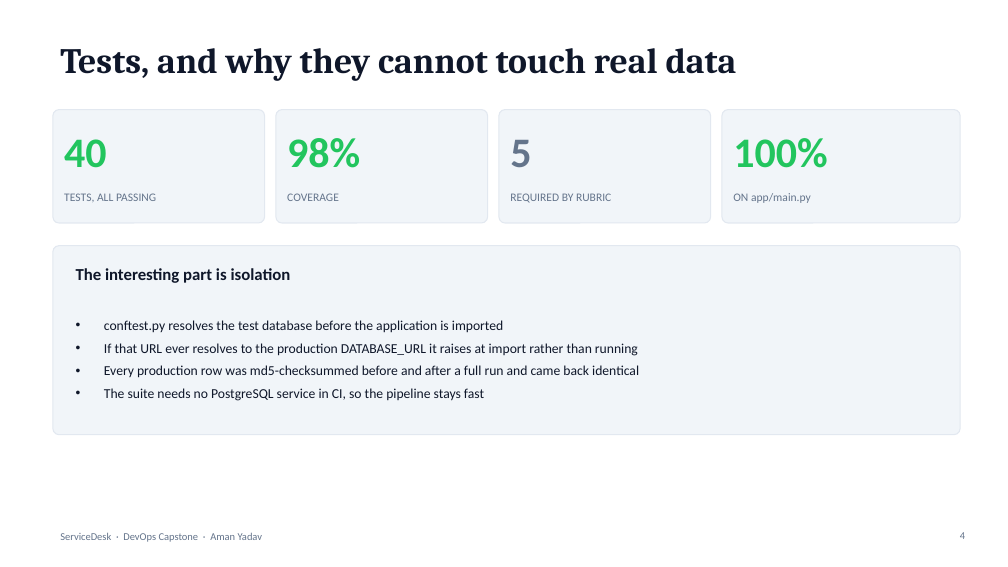
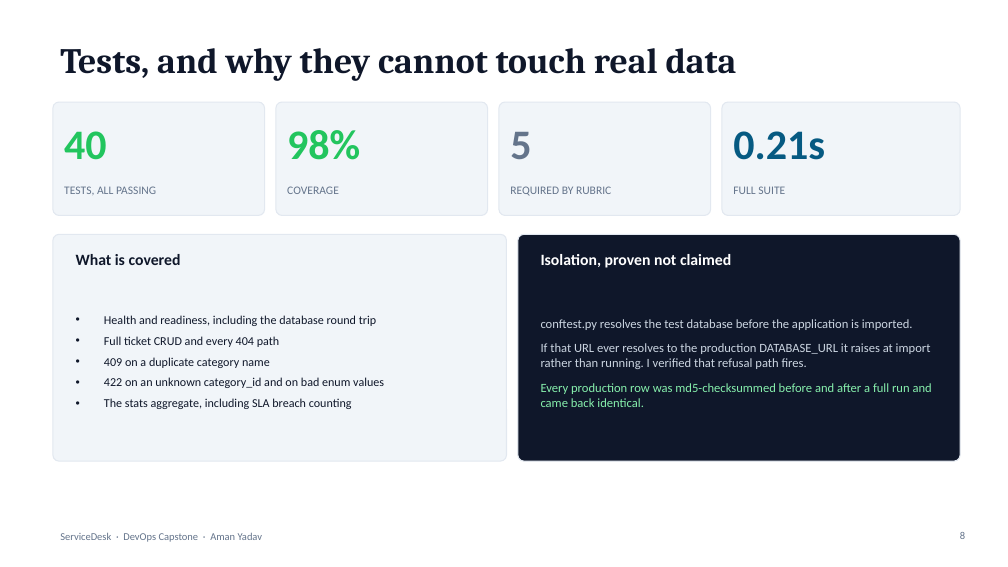
Before and after one commit to AmanYadav7015/devops-capstone-servicedesk, a slide deck: slide 8 of docs/deck/servicedesk-capstone.pptx (slide 4 before the commit). Drawn at 1008x567 pixels with LibreOffice and Linux fonts; fonts in the diff are those of the drawing. Boxes give left, top, right and bottom in pixels: in the first picture for what was removed or moved away, otherwise in the second. Text is boxed around its words. In the diff, an @@ line names an element or a change of style, - is before the commit and + after.

```diff
--- a/docs/deck/servicedesk-capstone.pptx
+++ b/docs/deck/servicedesk-capstone.pptx
@@ 4 rounded rectangles: place and size @@
-4 rounded rectangles at (53, 110, 960, 223)
+4 rounded rectangles at (53, 102, 960, 216)
@@ text at (733, 131, 825, 160): text changed; text colour #22C55E to #065A82 @@
-100%
+0.21s
@@ 6 texts: place and size @@
-6 texts at (64, 138, 611, 203)
+6 texts at (64, 130, 611, 196)
@@ text at (733, 186, 785, 194): text changed @@
-ON app/main.py
+FULL SUITE
@@ rounded rectangle: place and size @@
-rounded rectangle at (53, 246, 960, 435)
+rounded rectangle at (53, 234, 507, 461)
@@ rounded rectangle at (53, 234, 507, 461): proportions changed @@
@@ rounded rectangle added at (518, 234, 960, 461), fill #0F172A, outline #E2E8F0 1 pt @@
@@ text at (76, 254, 181, 265): text changed; size 16 to 15 pt @@
-The interesting part is isolation
+What is covered
@@ text added at (541, 254, 731, 268), 15 pt, text #FFFFFF, bold @@
+Isolation, proven not claimed
@@ text added at (104, 315, 384, 409), 11.5 pt, text #0F172A @@
+• Health and readiness, including the database round trip
+• Full ticket CRUD and every 404 path
+• 409 on a duplicate category name
+• 422 on an unknown category_id and on bad enum values
+• The stats aggregate, including SLA breach counting
@@ text at (541, 319, 932, 407): text changed; size 13 to 12 pt; text colour #0F172A to #CBD5E1 @@
-• conftest.py resolves the test database before the application is imported
-• If that URL ever resolves to the production DATABASE_URL it raises at import rather than running
-• Every production row was md5-checksummed before and after a full run and came back identical
-• The suite needs no PostgreSQL service in CI, so the pipeline stays fast
+conftest.py resolves the test database before the application is imported.
+If that URL ever resolves to the production DATABASE_URL it raises at import rather than running. I verified that refusal path fires.
+Every production row was md5-checksummed before and after a full run and came back identical.
```
Also in this commit, not shown: 8 other slides changed, 10 slides added, 2 slides removed, 1 other file.
